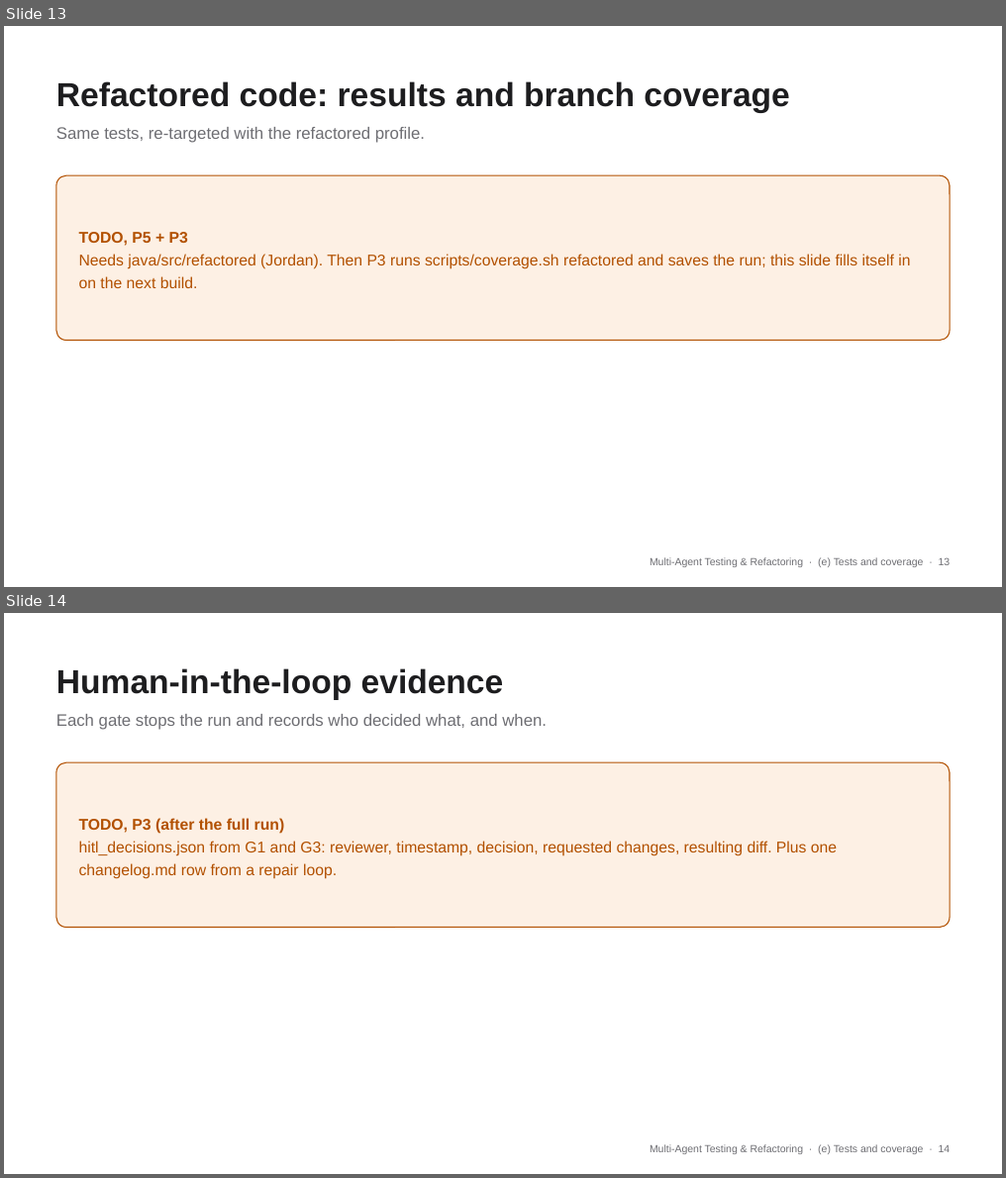
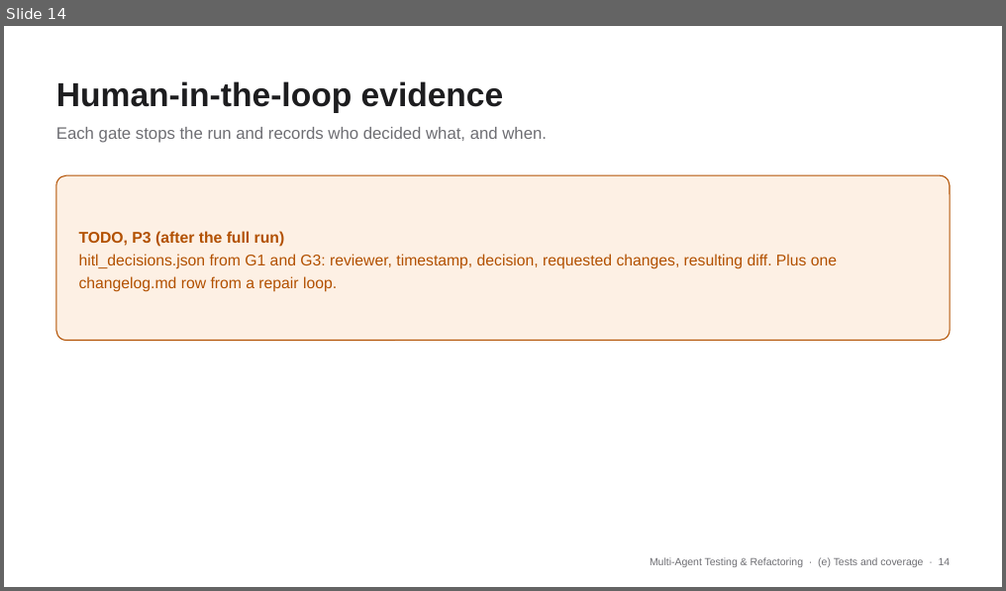
Before and after one commit to JordanTaylorGit/CSE-4392-Multi-Agent-System, a slide deck: slides/team3.pptx. Shown one above the other, each under a label of ours: slides 13 and 14 before the commit, slide 14 after it. The pictures are 1006x1178 and 1006x591 pixels, drawn with LibreOffice and Linux fonts; fonts in the diff are those of the drawing. Boxes give left, top, right and bottom in pixels: in the first picture for what was removed or moved away, otherwise in the second. Text is boxed around its words. In the diff, an @@ line names an element or a change of style, - is before the commit and + after.

```diff
--- a/slides/team3.pptx
+++ b/slides/team3.pptx
@@ slide 13 removed at (x1=4, y1=26, x2=1002, y2=587), background #FFFFFF @@
@@ text removed at (x1=56, y1=81, x2=789, y2=113) @@
-Refactored code: results and branch coverage
@@ text removed at (x1=56, y1=127, x2=425, y2=143) @@
-Same tests, re-targeted with the refactored profile.
@@ rounded rectangle removed at (x1=56, y1=175, x2=949, y2=341) @@
@@ text removed at (x1=79, y1=232, x2=910, y2=288) @@
-TODO, P5 + P3
-Needs java/src/refactored (Jordan). Then P3 runs scripts/coverage.sh refactored and saves the run; this slide fills itself in on the next build.
@@ text removed at (x1=649, y1=558, x2=950, y2=568) @@
-Multi-Agent Testing & Refactoring · (e) Tests and coverage · 13
```
Also in this commit, not shown: 4 slides changed, 2 slides added, 1 other slide removed, 6 other files.
